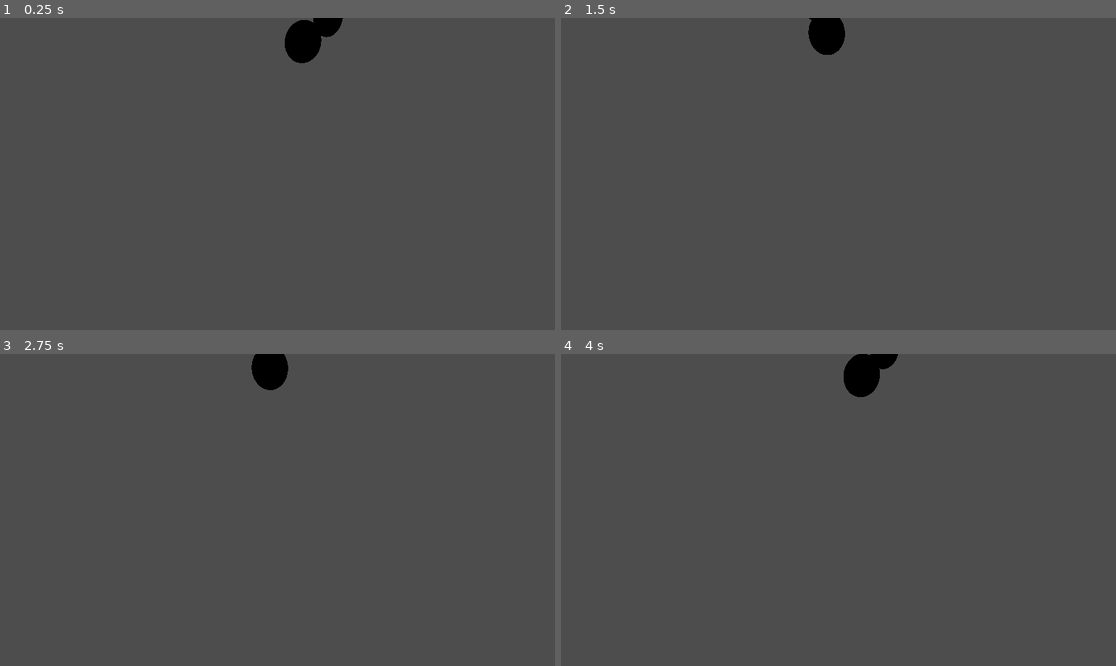
Above: before the commit, frames 1-4 (two rows, left to right).
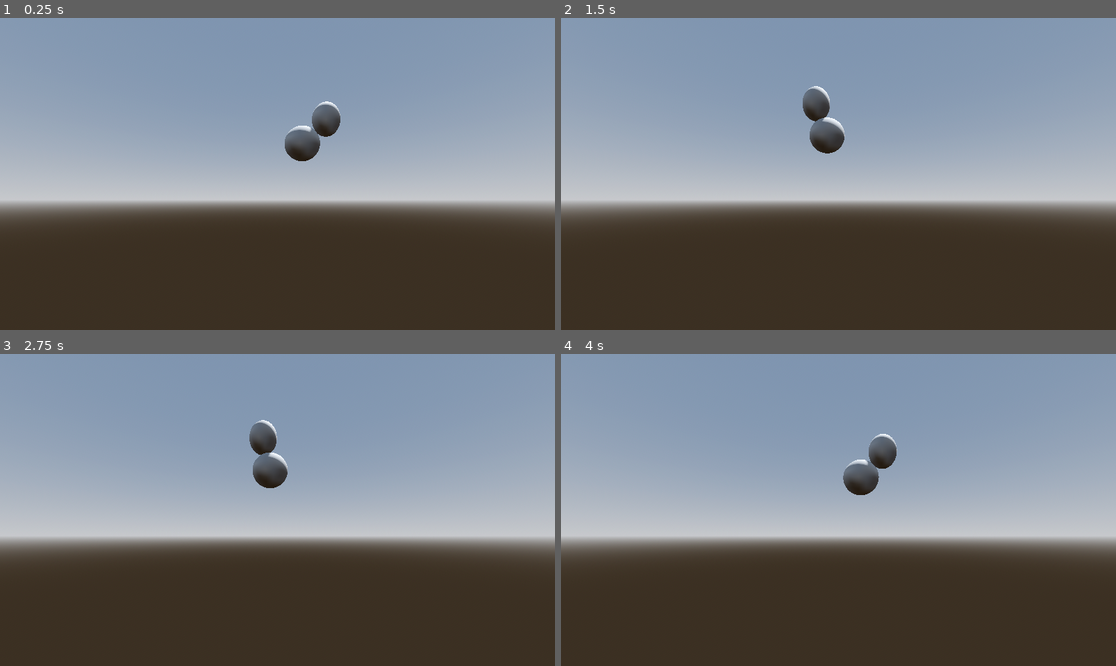
Above: after the commit, the same moments.

Repository: gavinsf/double_pendulum
Game: Godot game, scene res://root.tscn
The game is run twice, just before and just after one commit, with the same random seed, the same clock (stepped at 60 frames per second) and the same inputs.
Inputs:
- Up to frame 1 (0.25 s): no input
- Up to frame 2 (1.5 s): no input
- Up to frame 3 (2.75 s): no input
- Up to frame 4 (4 s): no input

The runs differ from the first frame. In frame 1, 97% of the frame differs, in the area x 0-100%, y 0-100%; in frame 2, 97%; in frame 3, 97%; in frame 4, 97%.

Commit message:
Update root.tscn

Diff:
--- a/double_pendulum/root.tscn
+++ b/double_pendulum/root.tscn
@@ -1,6 +1,19 @@
-[gd_scene load_steps=4 format=3 uid="uid://bjmsa8ndlv1ox"]
+[gd_scene load_steps=7 format=3 uid="uid://bjmsa8ndlv1ox"]
 
 [ext_resource type="Script" path="res://ball_controller.gd" id="1_hmjfg"]
+
+[sub_resource type="ProceduralSkyMaterial" id="ProceduralSkyMaterial_j87th"]
+sky_horizon_color = Color(0.64625, 0.65575, 0.67075, 1)
+ground_horizon_color = Color(0.64625, 0.65575, 0.67075, 1)
+
+[sub_resource type="Sky" id="Sky_pjhc2"]
+sky_material = SubResource("ProceduralSkyMaterial_j87th")
+
+[sub_resource type="Environment" id="Environment_7fy8r"]
+background_mode = 2
+sky = SubResource("Sky_pjhc2")
+tonemap_mode = 2
+glow_enabled = true
 
 [sub_resource type="SphereMesh" id="SphereMesh_c80tr"]
 
@@ -8,6 +21,13 @@
 radius = 0.4
 
 [node name="Root" type="Node3D"]
+
+[node name="WorldEnvironment" type="WorldEnvironment" parent="."]
+environment = SubResource("Environment_7fy8r")
+
+[node name="DirectionalLight3D" type="DirectionalLight3D" parent="."]
+transform = Transform3D(-0.866025, -0.433013, 0.25, 0, 0.5, 0.866025, -0.5, 0.75, -0.433013, 0, 0, 0)
+shadow_enabled = true
 
 [node name="Ball Controller" type="Node3D" parent="."]
 script = ExtResource("1_hmjfg")
@@ -29,4 +49,4 @@
 transform = Transform3D(1, 0, 0, 0, 1, 0, 0, 0, 1, 0, 4, 0)
 
 [node name="Camera3D" type="Camera3D" parent="."]
-transform = Transform3D(1, 0, 0, 0, 1, 0, 0, 0, 1, 0, 1.09242, 5.60476)
+transform = Transform3D(1, 0, 0, 0, 0.992003, -0.126216, 0, 0.126216, 0.992003, 0, 3.13433, 5.60476)
